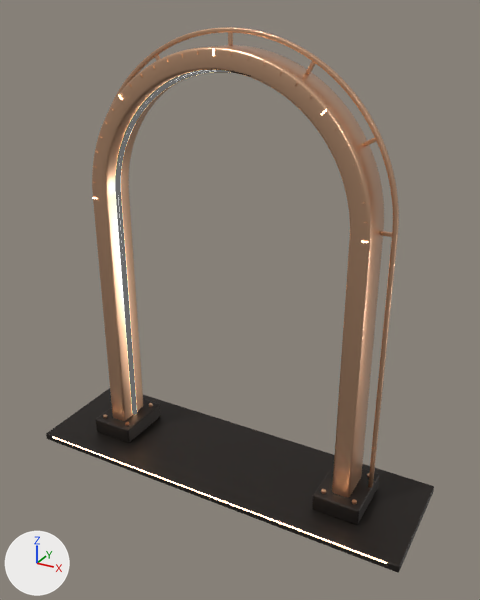
The glTF model assets/worlds/gateway.glb as it was, and as the next commit left it.
Before and after are seen from a 50 mm camera at (2.65, -4.6, 3.84) aimed at (0.14, -0.02, 1.55). Every picture has the same lights, and +X, +Y and +Z are marked at lower left. The picture after the commit comes second. Mesh edges are drawn as thin lines on the coarser meshes. Where no turn or scale is listed for an object, it has been applied to the vertices.

The scene before the commit, as lines of its bpy script (objects in view):
```python
me_frame = bpy.data.meshes.new('Frame')
me_frame.from_pydata(...)  # 3808 vertices, 7432 faces; spans x -1.41..1.41, y -0.22..0.22, z 0.0..3.71
# faces by material slot: [6892, 540]
me_frame.materials.append(mat_copper)  # beige #e7b895
me_frame.materials.append(mat_glow)  # black #000000, glowing beige #ffd4aa
me_seam = bpy.data.meshes.new('Seam')
me_seam.from_pydata(...)  # 510 vertices, 1016 faces; spans x -1.13..1.13, y -0.02..0.02, z 0.0..3.43
me_seam.materials.append(mat_glow)  # black #000000, glowing beige #ffd4aa
me_step = bpy.data.meshes.new('Step')
me_step.from_pydata(...)  # 224 vertices, 432 faces; spans x -1.85..1.85, y -0.56..0.55, z -0.04..0.2
# faces by material slot: [324, 108]
me_step.materials.append(mat_darkmetal)  # dark grey #3c3734
me_step.materials.append(mat_glow)  # black #000000, glowing beige #ffd4aa
ob_gatewayframe = bpy.data.objects.new('GatewayFrame', me_frame)
ob_gatewayframe.location = (0.0, 0.0, 0.0)
ob_gatewayplinth = bpy.data.objects.new('GatewayPlinth', me_step)
ob_gatewayplinth.location = (0.0, 0.0, -0.195)
ob_gatewayseam = bpy.data.objects.new('GatewaySeam', me_seam)
ob_gatewayseam.location = (0.0, 0.0, 0.0)
```
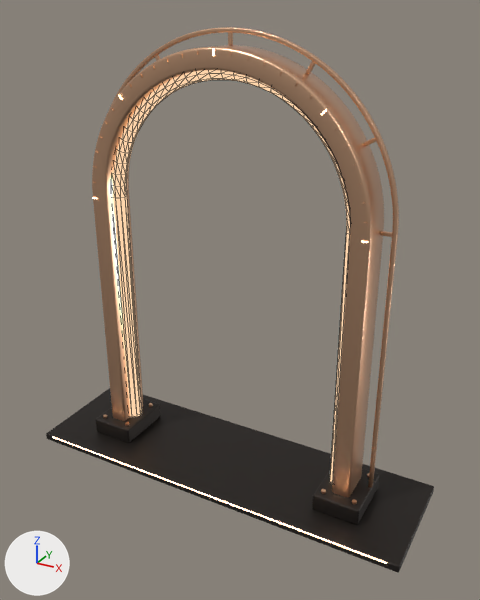
What changed in the scene script:
```text
Add mat_halo:
    mat_halo = principled_material('Halo')
    mat_halo.base_color = (0.0, 0.0, 0.0)  # black #000000
    mat_halo.roughness = 1.0
    mat_halo.emission_color = (1.0, 0.66, 0.4)  # beige #ffd4aa
    mat_halo.emission_strength = 1.0
Add me_seamhalo:
    me_seamhalo.from_pydata(...)  # 350 vertices, 696 faces; spans x -1.19..1.19, y -0.07..0.07, z 0.0..3.49
    me_seamhalo.materials.append(mat_halo)  # black #000000, glowing beige #ffd4aa
Add ob_gatewayhalo:
    ob_gatewayhalo = bpy.data.objects.new('GatewayHalo', me_seamhalo)
    ob_gatewayhalo.location = (0.0, 0.0, 0.0)
```

Changed parts and their boxes (x1, y1, x2, y2) in the pictures (480 x 600 px):
'GatewayHalo', added
    after: (113, 70, 350, 485)
'GatewaySeam', unchanged, covered by the edit
    before: (117, 70, 228, 414)
